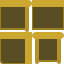
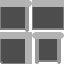
Two versions of the same layered image (w=64, h=64). Layer-by-layer changes:
painted on "Rounded Rectangle 7" over [0,0,32,7]
painted on "Rounded Rectangle 6" over [32,32,64,39]
painted on "Rectangle 8" over [25,32,32,64]
painted on "Rectangle 7" over [0,32,32,39]
painted on "Rectangle 6" over [32,0,64,7]
painted on "Rounded Rectangle 8" over [57,32,61,64]
painted on "Rounded Rectangle 9" over [35,32,39,64]
painted on "Rounded Rectangle 4" over [25,0,29,32]
painted on "Rectangle 13" over [3,63,25,64]
painted on "Rectangle 12" over [0,39,1,61]
painted on "Rectangle 11" over [63,7,64,29]
painted on "Rectangle 10" over [32,7,33,29]
painted on "Rectangle 9" over [0,7,1,29]
painted on "Shape 2 copy 2" over [36,60,60,62]
painted on "Shape 2 copy" over [32,28,64,30]
painted on "Shape 7" over [0,60,4,64]
painted on "Shape 2" over [0,28,27,30]
painted on "Polygon 1" over [0,50,14,64]
painted on "Rectangle 5" over [0,32,4,59]
painted on "Rectangle 4" over [4,32,32,64]
painted on "Rectangle 3" over [36,37,60,60]
painted on "Rectangle 2" over [32,0,64,28]
painted on "Rectangle 1" over [0,0,27,28]
